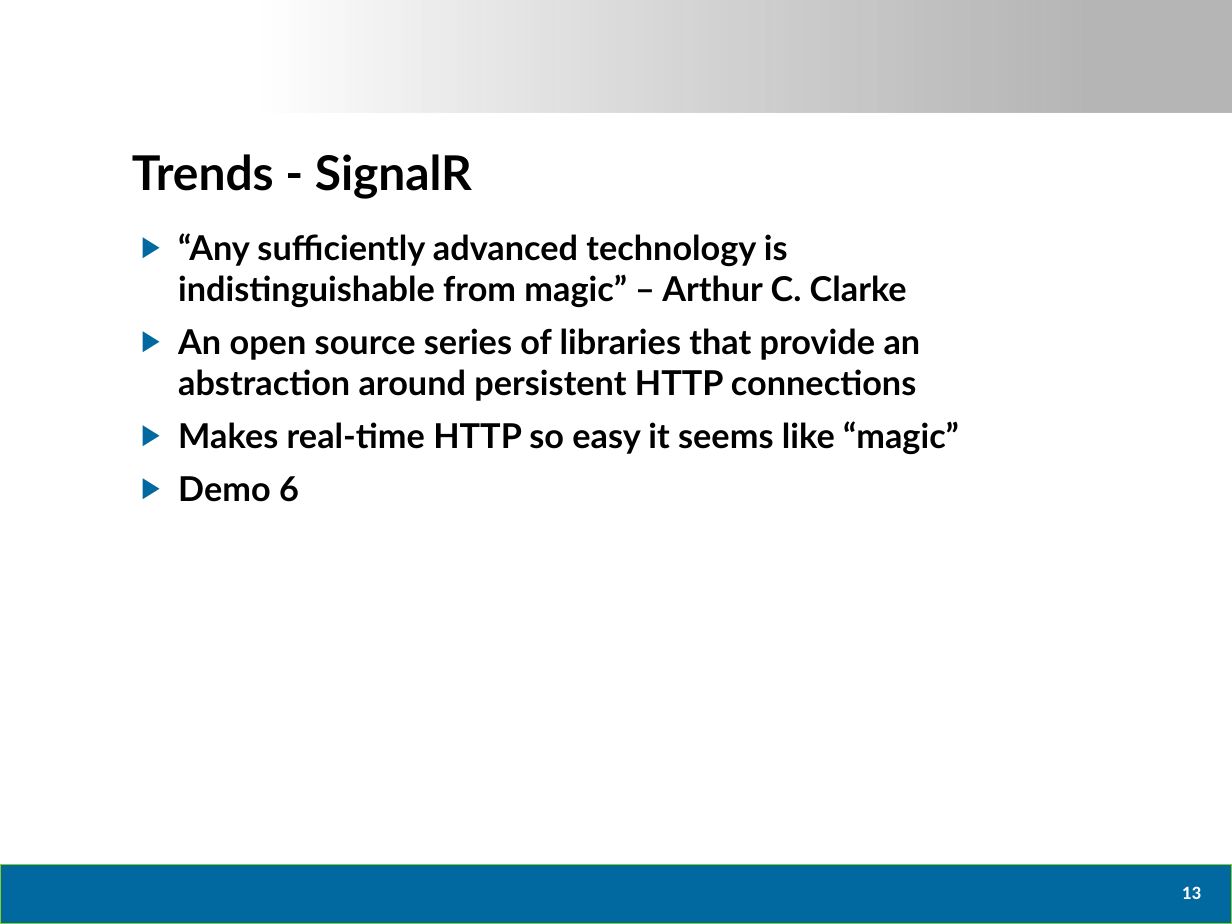
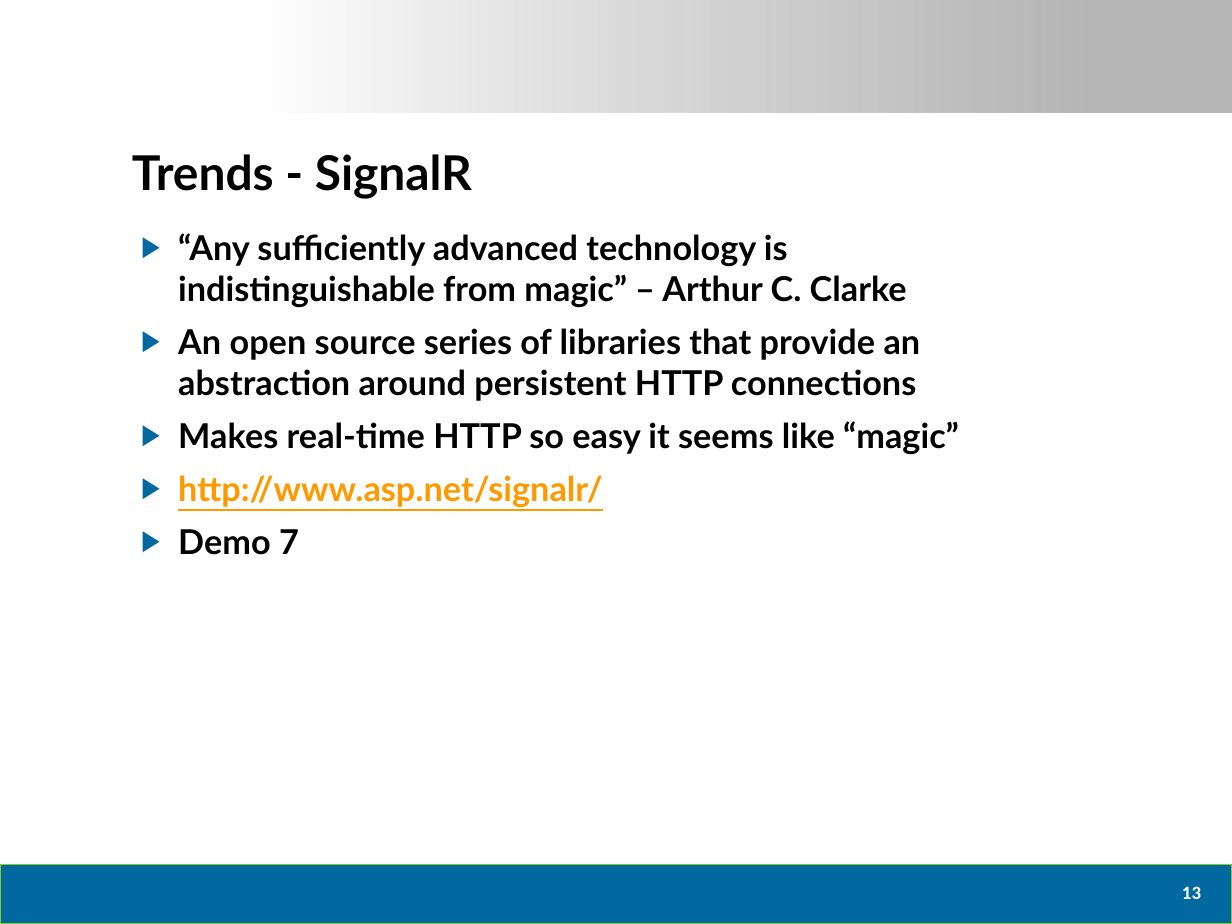
Before and after one commit to dtomyn/HTML5Demo1, a slide deck: slide 14 of Docs/2012 - Live360 Event Review (NEWER).pptx. Drawn at 1232x924 pixels with LibreOffice and Linux fonts; fonts in the diff are those of the drawing; background and template pictures are left out. Boxes give left, top, right and bottom in pixels: in the first picture for what was removed or moved away, otherwise in the second. Text is boxed around its words. In the diff, an @@ line names an element or a change of style, - is before the commit and + after.

Commit message:
updates to powerpoint... accirdentally had web.config that don't need. added links to other azure website for my signalr demo

```diff
--- a/Docs/2012 - Live360 Event Review (NEWER).pptx
+++ b/Docs/2012 - Live360 Event Review (NEWER).pptx
@@ text at (178,475,603,555): text changed; text colour #000000 to #FF9900 @@
-▶ Demo 6
+▶ http://www.asp.net/signalr/
+▶ Demo 7
```
Also in this commit, not shown: 3 other slides changed, 4 other files.
